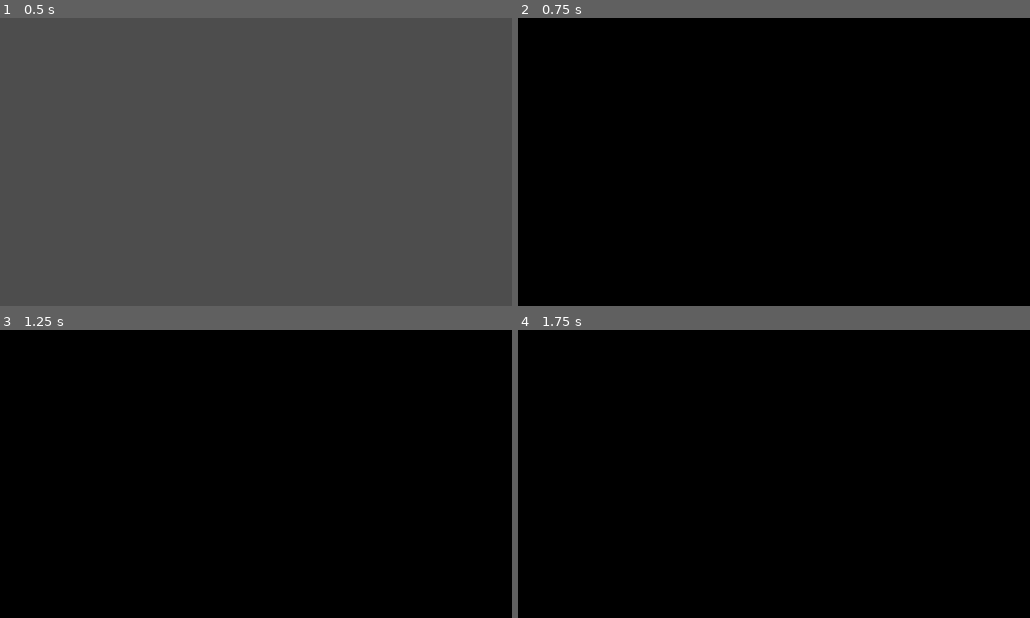
Above: before the commit, frames 1-4 (two rows, left to right).
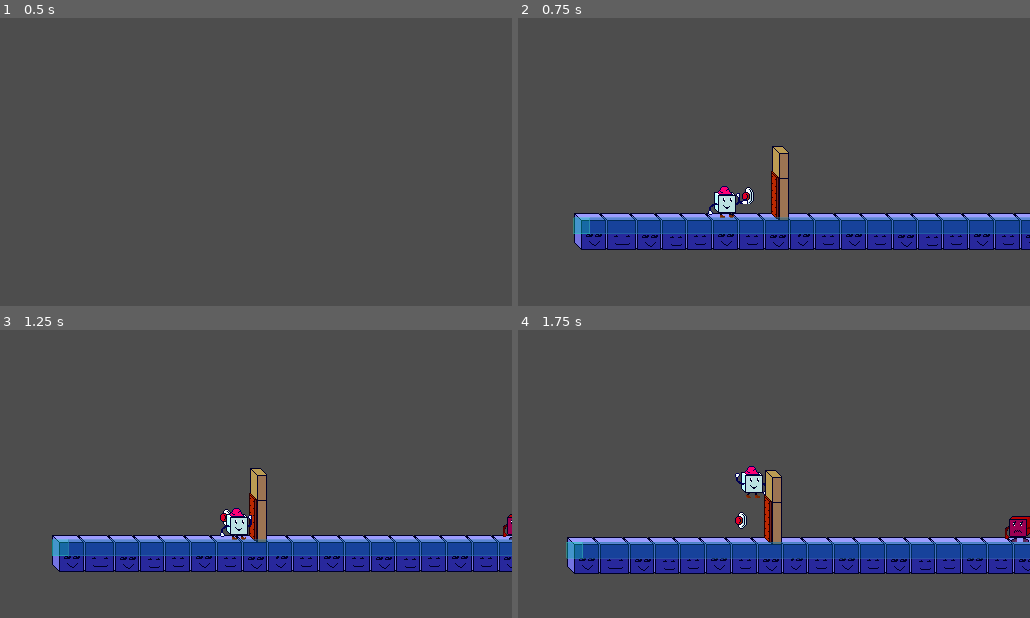
Above: after the commit, the same moments.

Repository: Doomn00b/Kewb
Game: Godot game, scene res://GUI/SplashScreenManager.tscn
Two runs of this game, one before a commit and one after it. Both use one fixed random seed, a clock stepped at 60 frames per second and the inputs below.
Inputs:
- Up to frame 1 (0.5 s): no input
- Up to frame 2 (0.75 s): tap Enter (ui_accept) at 0.5 s; hold Right (move_forward) from 0.53 s (still down); tap Z (attack) at 0.6 s
- Up to frame 3 (1.25 s): keep holding Right (move_forward); tap Space (jump) at 0.77 s
- Up to frame 4 (1.75 s): keep holding Right (move_forward); tap X (charge) at 1.35 s; tap Space (jump) at 1.52 s

Frame 1 is identical in both runs. In frame 2, 100% of the frame differs, in the area x 0-100%, y 0-100%; in frame 3, 100%; in frame 4, 100%.

Commit message:
Fixed transitioning working backwards again because of editor-settings...

Diff:
--- a/GameManager.gd
+++ b/GameManager.gd
@@ -39,8 +39,6 @@
 	delete: bool = true,
 	keep_running: bool = false,
 	transition: bool = true, #Wait... WHEN does this become true?!
-	#transition_in: String = "fade_in",
-	#transition_out: String = "fade_out", #This is very verbose, consider changing it, perhaps just two functions in transitioncontroller instead.
 	seconds: float = 0.8) -> void:
 
 	#Condition to run a scene-transition.
@@ -101,13 +99,12 @@
 	delete: bool = true,
 	keep_running: bool = false,
 	transition: bool = true,
-	transition_in: String = "fade_in",
-	transition_out: String = "fade_out",
 	seconds: float = 0.8 ) -> void:
 
 	#Condition to run a gui scene-transition.
-	if transition:
-		TransitionController.instance.transition(transition_out, seconds) #Get the instance of the controller & run the transition-function, with the fade_out animation as a variable.
+	if transition == true:
+		print_debug("We shall run a transition")
+		TransitionController.instance.transition_out(seconds) #Get the instance of the controller & run the transition_out function.
 		await TransitionController.instance.animation_player.animation_finished #Wait until the animation is done.
 	#End transition-condition.
 
@@ -129,12 +126,7 @@
 			gui.add_child(new_gui)
 		new_gui.visible = true
 
-	#Old code that could lead to issues, down below.
-	#var newGUI = load(new_guiscene).instantiate() #Variable that defines a new GUI based on a new instance of new_guiscene.
-	#gui.add_child(newGUI) #We make the new popup/gui a child of gui, so it appears under it in the editor.
-	#current_gui = newGUI
-
-	TransitionController.instance.transition(transition_in, seconds) #Now we run the fade in transition as well.
+	TransitionController.instance.transition_in(seconds) #Now we run the fade in transition as well.
 
 func reset_values(): #Because you died, but you're restarting...
 	#score = 0
--- a/TransitionController.tscn
+++ b/TransitionController.tscn
@@ -20,6 +20,7 @@
 [sub_resource type="Animation" id="Animation_dl0lm"]
 resource_name = "fade_in"
 length = 0.8
+step = 0.025
 tracks/0/type = "value"
 tracks/0/imported = false
 tracks/0/enabled = true
@@ -71,7 +72,7 @@
 animation_player = NodePath("AnimationPlayer")
 
 [node name="ColorRect" type="ColorRect" parent="." unique_id=945378440]
-modulate = Color(0, 0, 0, 1)
+modulate = Color(0, 0, 0, 0)
 layout_mode = 1
 anchors_preset = 15
 anchor_right = 1.0
